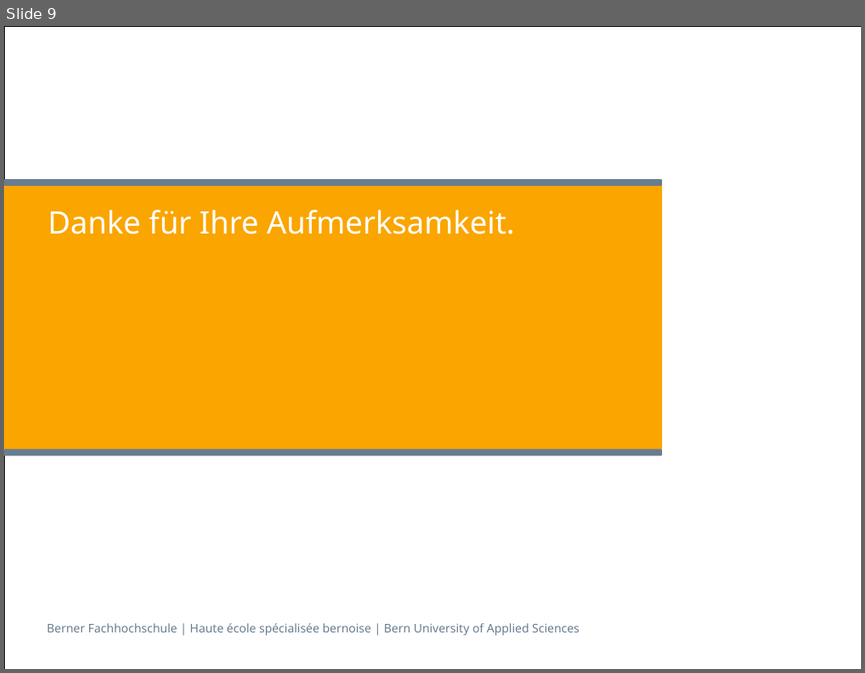
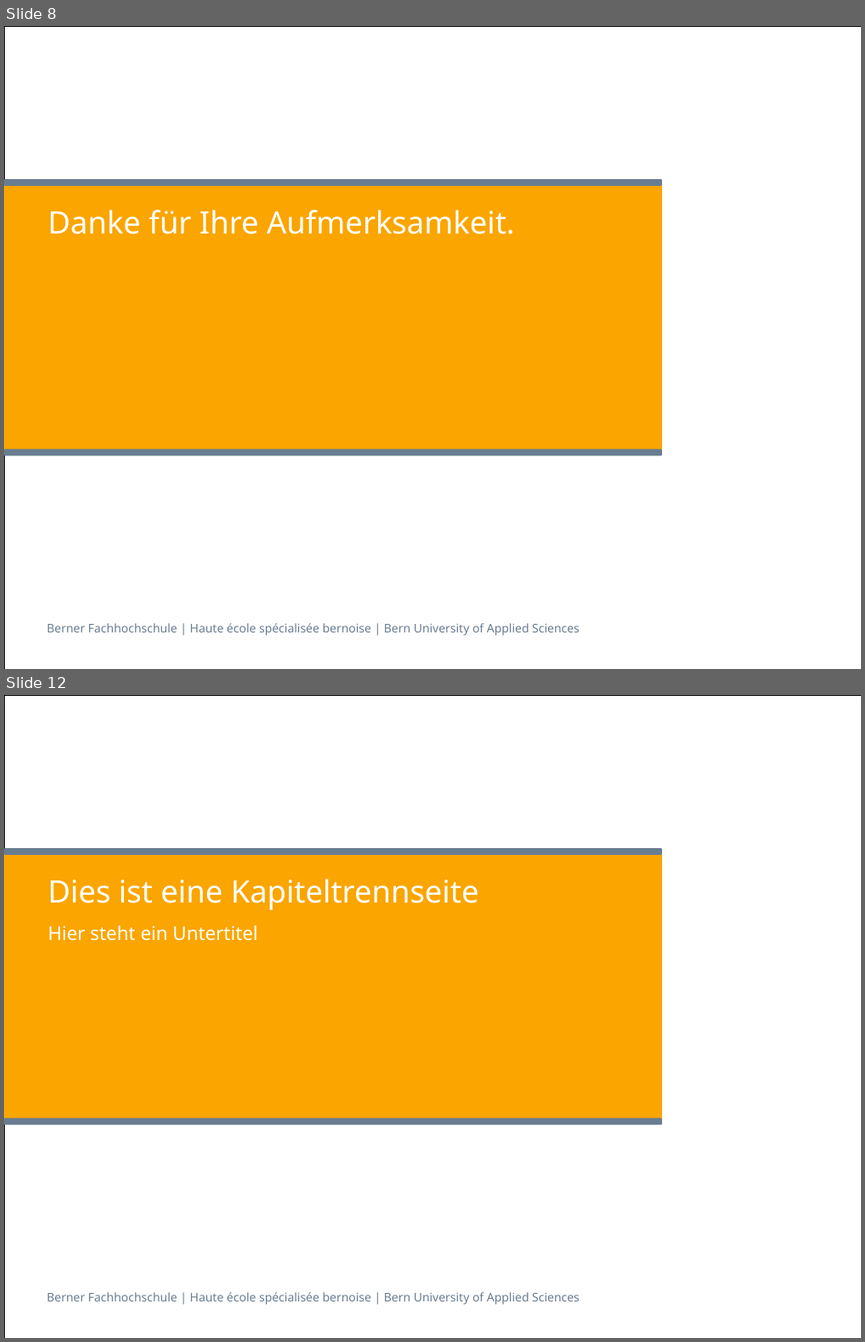
Before and after one commit to sevib1/ch.bfh.btx8081.w2016.blue, a slide deck: doc/CS1/Präsentation_CS1_Task_3_Blau.pptx. Shown one above the other, each under a label of ours: slide 9 before the commit, slides 8 and 12 after it; the slides between them are not shown. The pictures are 865x673 and 865x1342 pixels, drawn with LibreOffice and Linux fonts; fonts in the diff are those of the drawing. Boxes give left, top, right and bottom in pixels: in the first picture for what was removed or moved away, otherwise in the second. Text is boxed around its words. In the diff, an @@ line names an element or a change of style, - is before the commit and + after.

```diff
--- a/doc/CS1/Präsentation_CS1_Task_3_Blau.pptx
+++ b/doc/CS1/Präsentation_CS1_Task_3_Blau.pptx
@@ slide 12 added at (4,695,861,1338), background #FFFFFF; not listed: 5 template elements that a slide beside it also shows @@
@@ title added at (48,879,479,910), 26 pt, text #FFFFFF @@
+Dies ist eine Kapiteltrennseite
@@ subtitle added at (48,925,257,941), 16 pt, text #FFFFFF @@
+Hier steht ein Untertitel
@@ what was slide 9 is now slide 8 @@
```
Also in this commit, not shown: 1 slide changed, 26 other slides added, 7 slides removed.
